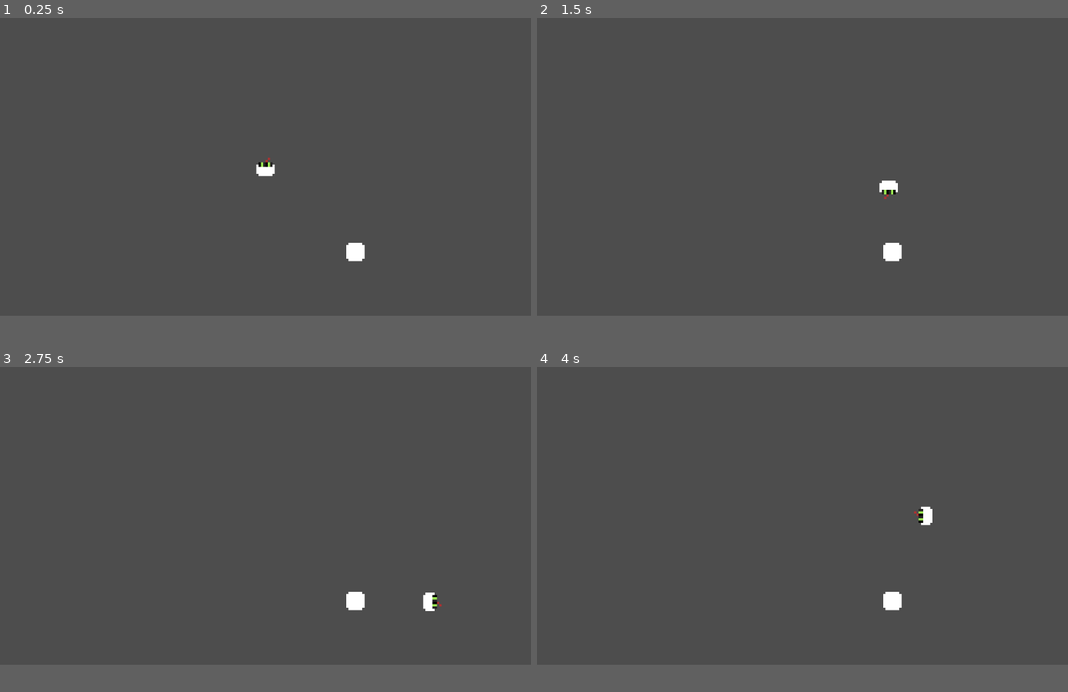
Above: before the commit, frames 1-4 (two rows, left to right).
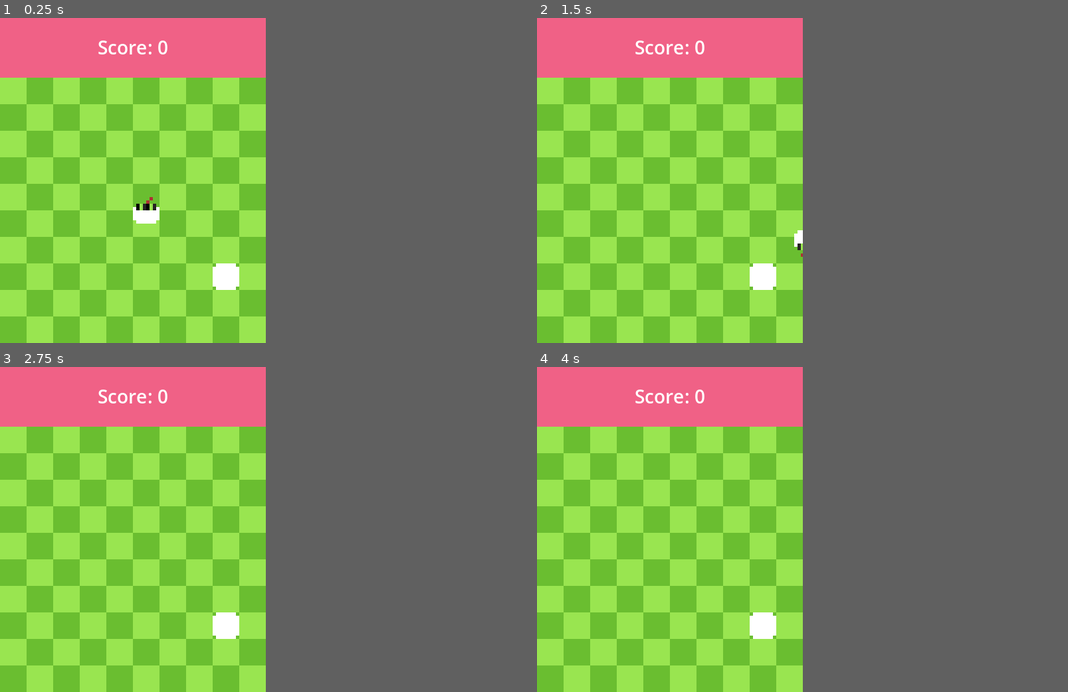
Above: after the commit, the same moments.

Repository: Tavyah/Snake
Game: Godot game, scene res://Scenes/Game.tscn
Same seed, same stepped clock (60 frames per second), same inputs: the game is played once before the commit and once after it.
Inputs:
- Up to frame 1 (0.25 s): no input
- Up to frame 2 (1.5 s): tap Enter at 0.5 s; hold D (move_right, bound only before the commit) 0.53-1.28 s; hold Down (move_down, bound only before the commit) from 1.28 s (still down)
- Up to frame 3 (2.75 s): release Down (move_down, bound only before the commit) at 2.03 s; hold D (move_right, bound only before the commit) from 2.03 s (still down)
- Up to frame 4 (4 s): release D (move_right, bound only before the commit) at 2.78 s; hold W (move_up, bound only before the commit) 2.78-3.53 s; hold Left (move_left, bound only before the commit) from 3.53 s (still down)
In our replay, the window is 799x449 before the commit and 400x490 after it. These sizes can differ from the game's own. Grey fills any space a smaller window leaves; there, only what the larger window draws over its background counts as a difference.

The runs differ from the first frame. In frame 1, 48% of the frame differs, in the area x 0-69%, y 0-100%; in frame 2, 48%; in frame 3, 48%; in frame 4, 48%, in the area x 0-75%, y 0-100%.

Commit message:
updated a couple of movements and background

Diff:
--- a/Scenes/Game.tscn
+++ b/Scenes/Game.tscn
@@ -1,15 +1,27 @@
-[gd_scene load_steps=3 format=3 uid="uid://faetjs2qgtbg"]
+[gd_scene load_steps=6 format=3 uid="uid://faetjs2qgtbg"]
 
 [ext_resource type="PackedScene" uid="uid://cpsgnibyjpkq5" path="res://Scenes/Snake.tscn" id="1_l3s3s"]
-[ext_resource type="PackedScene" path="res://Scenes/food.tscn" id="2_mwrm4"]
+[ext_resource type="Script" path="res://Scenes/game.gd" id="1_wvfbn"]
+[ext_resource type="PackedScene" uid="uid://dhv8gv2jv82k3" path="res://Scenes/food.tscn" id="2_mwrm4"]
+[ext_resource type="Texture2D" uid="uid://sdsyciqwhlwt" path="res://Assets/snake_background.png" id="4_vpqfw"]
+[ext_resource type="PackedScene" uid="uid://bndip8qhc442l" path="res://Scenes/hud.tscn" id="5_7rf3w"]
 
 [node name="Game" type="Node2D"]
+script = ExtResource("1_wvfbn")
+
+[node name="Background" type="Sprite2D" parent="."]
+z_index = -5
+position = Vector2(0, 4)
+texture = ExtResource("4_vpqfw")
 
 [node name="Camera2D" type="Camera2D" parent="."]
+position = Vector2(0, -5)
 zoom = Vector2(5, 5)
 
 [node name="Snake" parent="." instance=ExtResource("1_l3s3s")]
-speed = 50
+position = Vector2(-4, 0)
 
 [node name="Food" parent="." instance=ExtResource("2_mwrm4")]
-position = Vector2(39, 37)
+position = Vector2(28, 24)
+
+[node name="Hud" parent="." instance=ExtResource("5_7rf3w")]
--- a/Scenes/food.gd
+++ b/Scenes/food.gd
@@ -2,3 +2,6 @@
 
 func _process(delta: float) -> void:
 	pass
+
+func _food_eaten() -> void:
+	print("yum yum")
--- /dev/null
+++ b/Scenes/game.gd
@@ -0,0 +1,14 @@
+extends Node2D
+
+var score : int = 0
+var game_started : bool = false
+
+var cells : int = 10
+var cell_size : int = 8
+
+func _ready() -> void:
+	new_game()
+
+func new_game() -> void:
+	score = 0
+	$Hud.get_node("ScoreLabel").text = "Score: " + str(score)
--- /dev/null
+++ b/Scenes/hud.tscn
@@ -0,0 +1,26 @@
+[gd_scene load_steps=2 format=3 uid="uid://bndip8qhc442l"]
+
+[sub_resource type="StyleBoxFlat" id="StyleBoxFlat_vvx0y"]
+bg_color = Color(0.94114, 0.379725, 0.524996, 1)
+
+[node name="Hud" type="CanvasLayer"]
+
+[node name="ScorePanel" type="Panel" parent="."]
+anchors_preset = 10
+anchor_right = 1.0
+offset_bottom = 90.0
+grow_horizontal = 2
+theme_override_styles/panel = SubResource("StyleBoxFlat_vvx0y")
+
+[node name="ScoreLabel" type="Label" parent="."]
+anchors_preset = 5
+anchor_left = 0.5
+anchor_right = 0.5
+offset_left = -30.5
+offset_right = 30.5
+offset_bottom = 90.0
+grow_horizontal = 2
+theme_override_font_sizes/font_size = 28
+text = "Score: 0"
+horizontal_alignment = 1
+vertical_alignment = 1
--- a/Scenes/snake.gd
+++ b/Scenes/snake.gd
@@ -5,9 +5,12 @@
 var screen_size
 var velocity = Vector2.ZERO
 @onready var sprite_2d: Sprite2D = $Sprite2D
+var tile_size = 8
 
 func _ready() -> void:
-	screen_size = get_viewport_rect().size
+	#screen_size = get_viewport_rect().size
+	position = position.snapped(Vector2.ONE * tile_size)
+	position += Vector2.ONE * tile_size/2
 
 func _process(delta: float) -> void:
 	check_movement(delta)
@@ -15,19 +18,19 @@
 func check_movement(delta: float) -> void:
 	# Checking if velocity is 0 or not, if not 0, then a direction is already set on same index (x,y). If not a direction set in same index, then u can set a direction
 	# Don't want the snake to be able to move towards it's own body.
-	if Input.is_action_just_pressed("move_up") and velocity.y == 0:
+	if Input.is_action_just_pressed("up") and velocity.y == 0:
 		sprite_2d.set_rotation_degrees(0)
 		velocity = Vector2.ZERO
 		velocity.y -= 1
-	if Input.is_action_just_pressed("move_down") and velocity.y == 0:
+	if Input.is_action_just_pressed("down") and velocity.y == 0:
 		sprite_2d.set_rotation_degrees(180)
 		velocity = Vector2.ZERO
 		velocity.y += 1
-	if Input.is_action_just_pressed("move_right") and velocity.x == 0:
+	if Input.is_action_just_pressed("right") and velocity.x == 0:
 		sprite_2d.set_rotation_degrees(90)
 		velocity = Vector2.ZERO
 		velocity.x += 1
-	if Input.is_action_just_pressed("move_left") and velocity.x == 0:
+	if Input.is_action_just_pressed("left") and velocity.x == 0:
 		sprite_2d.set_rotation_degrees(-90)
 		velocity = Vector2.ZERO
 		velocity.x -= 1
@@ -50,3 +53,6 @@
 	queue_free()
 	#TODO Add restart game
 	print("Im dead")
+
+func _on_hit() -> void:
+	print("You hit food, num num..")
--- a/project.godot
+++ b/project.godot
@@ -15,27 +15,32 @@
 config/features=PackedStringArray("4.3", "Forward Plus")
 config/icon="res://icon.svg"
 
+[display]
+
+window/size/viewport_width=400
+window/size/viewport_height=490
+
 [input]
 
-move_up={
+up={
 "deadzone": 0.5,
 "events": [Object(InputEventKey,"resource_local_to_scene":false,"resource_name":"","device":-1,"window_id":0,"alt_press …(192 unchanged characters)…
 , Object(InputEventKey,"resource_local_to_scene":false,"resource_name":"","device":0,"window_id":0,"alt_pressed":false, …(185 unchanged characters)…
 ]
 }
-move_down={
+down={
 "deadzone": 0.5,
 "events": [Object(InputEventKey,"resource_local_to_scene":false,"resource_name":"","device":0,"window_id":0,"alt_presse …(194 unchanged characters)…
 , Object(InputEventKey,"resource_local_to_scene":false,"resource_name":"","device":0,"window_id":0,"alt_pressed":false,"shift_pressed":false,"ctrl_pressed":false,"meta_pressed":false,"pressed":false,"keycode":0,"physical_keycode":83,"key_label":0,"unicode":0,"location":0,"echo":false,"script":null)
 ]
 }
-move_right={
+right={
 "deadzone": 0.5,
 "events": [Object(InputEventKey,"resource_local_to_scene":false,"resource_name":"","device":0,"window_id":0,"alt_presse …(189 unchanged characters)…
 , Object(InputEventKey,"resource_local_to_scene":false,"resource_name":"","device":0,"window_id":0,"alt_pressed":false, …(185 unchanged characters)…
 ]
 }
-move_left={
+left={
 "deadzone": 0.5,
 "events": [Object(InputEventKey,"resource_local_to_scene":false,"resource_name":"","device":0,"window_id":0,"alt_presse …(194 unchanged characters)…
 , Object(InputEventKey,"resource_local_to_scene":false,"resource_name":"","device":0,"window_id":0,"alt_pressed":false,"shift_pressed":false,"ctrl_pressed":false,"meta_pressed":false,"pressed":false,"keycode":0,"physical_keycode":65,"key_label":0,"unicode":0,"location":0,"echo":false,"script":null)
Binary file added: Assets/snake_background.png
Not shown, added: Assets/snake_background.png.import
Not shown: 1 places in Scenes/food.tscn that only renumber resources
